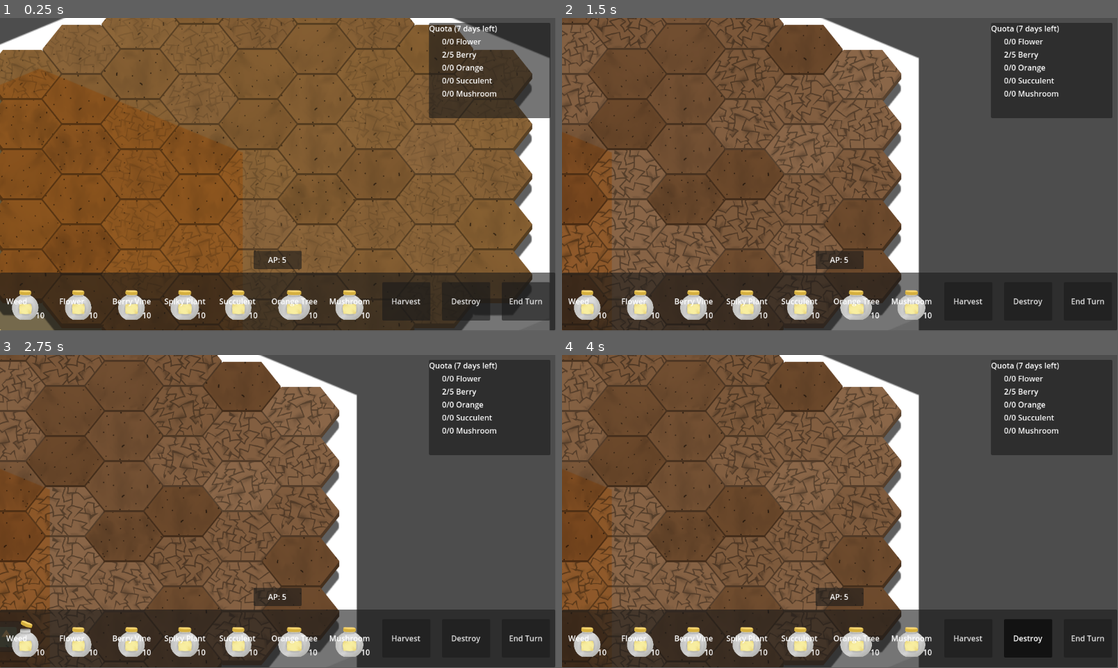
Above: before the commit, frames 1-4 (two rows, left to right).
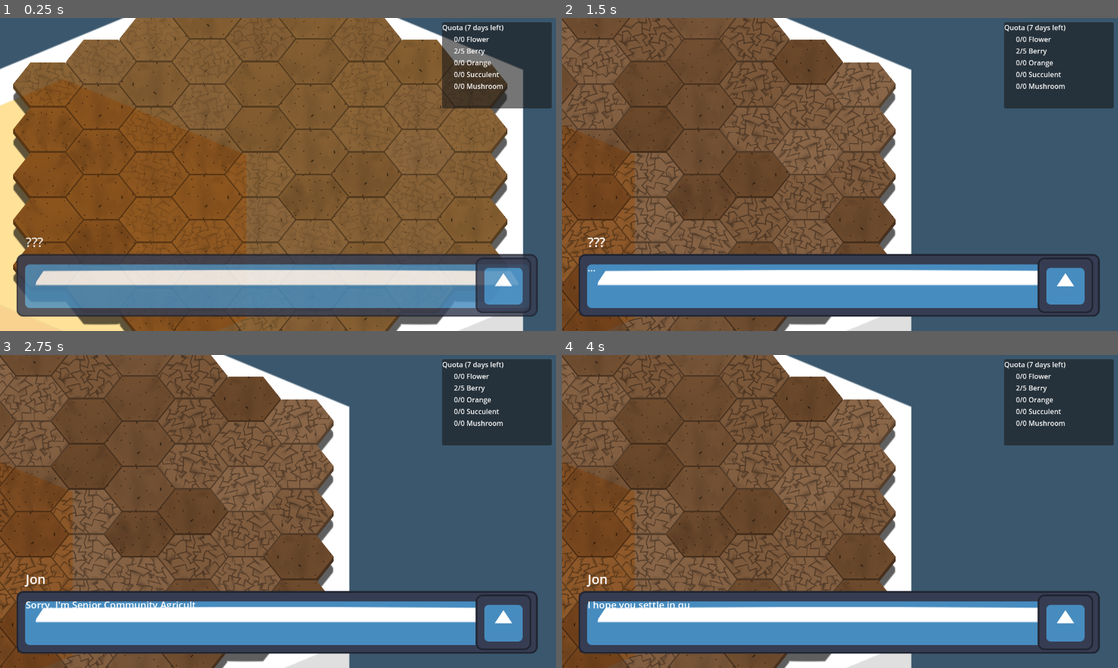
Above: after the commit, the same moments.

Repository: CiaranWoodward/LD54
Game: Godot game, scene res://Level.tscn
Same seed, same stepped clock (60 frames per second), same inputs: the game is played once before the commit and once after it. The engine's default icon, where the game draws it, is replaced by a stand-in: a white triangle on a blue panel in a dark square.
Inputs (mouse positions are in pixels of both pictures, inside the frame that each line leads up to):
- Up to frame 1 (0.25 s): no input
- Up to frame 2 (1.5 s): move the mouse to (962, 158) at 0.52 s; hold Right (ui_right) 0.53-1.25 s; click (962, 158) at 0.6 s; drag from (728, 190) to (812, 237) at 1.27 s
- Up to frame 3 (2.75 s): click (27, 639) at 2.02 s
- Up to frame 4 (4 s): click (967, 639) at 2.75 s, where only the run before the commit has a clickable "Harvest"; click (1029, 639) at 3.5 s, where only the run before the commit has a clickable "Destroy"
In our replay, the window is 799x449 before the commit and 800x450 after it. These sizes can differ from the game's own. Grey fills any space a smaller window leaves; there, only what the larger window draws over its background counts as a difference.

The runs differ from the first frame. In frame 1, 46% of the frame differs, in the area x 0-100%, y 0-100%; in frame 2, 62%; in frame 3, 62%; in frame 4, 62%.

Commit message:
Start writing the main story

Diff:
--- a/UI/Conversations/Dialogue.tscn
+++ b/UI/Conversations/Dialogue.tscn
@@ -66,7 +66,7 @@
 grow_horizontal = 0
 grow_vertical = 2
 
-[node name="GodotFace" type="Sprite2D" parent="NinePatchRect/Pictures"]
+[node name="Officer" type="Sprite2D" parent="NinePatchRect/Pictures"]
 texture = ExtResource("2_es2ro")
 
 [node name="Name" type="Label" parent="NinePatchRect"]
--- a/UI/Conversations/Stories/MainStory.gd
+++ b/UI/Conversations/Stories/MainStory.gd
@@ -1,59 +1,75 @@
 extends Node
 
-var was_punched = false
+var bootlicker = 0
 
-@onready var test_convo = Conversation.new()
-@onready var test_convo_ouch = Conversation.new()
-
-@onready var test_convo2 = Conversation.new()
+@onready var main1 = Conversation.new()
+@onready var main2 = Conversation.new()
 
 # Called when the node enters the scene tree for the first time.
 func _ready():
-	test_convo.is_triggered = func():
-		return Global.day == 3
-	test_convo.script([
+	main1.is_triggered = func():
+		return Global.day == 0
+	main1.script([
 		{
-			text = "Hi there, I hope you're settling in well.",
-			image = "GodotFace",
-			name = "Mr. Godot",
+			text = "Beautiful view from up here, isn't it.",
+			image = "Officer",
+			name = "???",
 		},
 		{
-			text = "Now get back to work!",
-		}
+			text = "...",
+		},
+		{
+			text = "Sorry, I'm Senior Community Agriculture Officer Stanfield - you can call me Jon.",
+			name = "Jon",
+		},
+		{
+			text = "I hope you settle in quickly here in your new home. We're relying on [b]you[/b] to produce supplies for the [i]incredible[/i] people who live in this neighborhood.",
+		},
+		{
+			text = "It's much more efficient to farm up here since the buildings obstruct all of the sunlight down below.",
+		},
+		{
+			text = "I'll check in with you every week. Please prepare 10 flowers and 5 berries for my collection next week.",
+		},
+		{
+			text = "Here are some seeds, Long live the meritocracy!",
+			callback = func():
+				Global.change_seed_count(Global.PlantType.FLOWER, 10)
+				Global.change_seed_count(Global.PlantType.BERRY_VINE, 5)
+				,
+		},
 	])
-	test_convo.choice_text = "Punch him in the face?"
-	test_convo.choice = func(answer: bool):
-		was_punched = answer
-		Story.active_set.append(test_convo2)
-	test_convo.yes_script([
+	main1.choice_text = "Thank him?"
+	main1.choice = func(answer: bool):
+		if answer:
+			bootlicker += 1
+	main1.yes_script([
 		{
-			text = "Ouch, you'll pay for that!",
-			image = "GodotFace",
-			name = "Mr. Godot",
-		}
-	])
-	test_convo.no_script([
-		{
-			text = "Thank you.",
-			image = "GodotFace",
-			name = "Mr. Godot",
+			text = "[i]He nods with a smile, he appreciates your respect of his position[/i]",
 		}
 	])
 
-	test_convo2.script([
+	main2.is_triggered = func():
+		return Global.day == 7
+	main2.script([
 		{
-			when = func(): return was_punched,
-			text = "[i]He noticably has a black eye, and looks very angry[/i]",
+			when = func(): return bootlicker > 0,
+			text = "[i]He smiles as he sees you[/i]",
+			image = "Officer",
+		},
+		{
+			when = func(): return bootlicker > 0 && !Global.quota_met(),
+			text = "[i]But his face drops when he sees you haven't met quota.[/i]",
+			image = "Officer",
 		},
 		{
 			text = "Product please.",
-			image = "GodotFace",
-			name = "Mr. Godot",
-			callback = func(): pass
+			name = "Jon",
 		}
 	])
 
-	Story.active_set.push_back(test_convo)
+	Story.active_set.push_back(main1)
+	Story.active_set.push_back(main2)
 
 func take_quota(convo : Conversation):
 	pass
--- a/UI/Conversations/Story.gd
+++ b/UI/Conversations/Story.gd
@@ -1,6 +1,10 @@
 extends Node
 
 var active_set : Array[Conversation] = []
+
+var bootlicker = 0
+var good_neighbor = 0
+var fool = 0
 
 # Called when the node enters the scene tree for the first time.
 func _ready():
--- a/project.godot
+++ b/project.godot
@@ -19,6 +19,11 @@
 
 Global="*res://Global.gd"
 Story="*res://UI/Conversations/Story.gd"
+
+[display]
+
+window/size/viewport_width=1280
+window/size/viewport_height=720
 
 [gui]
 
@@ -47,3 +52,4 @@
 [rendering]
 
 renderer/rendering_method="mobile"
+environment/defaults/default_clear_color=Color(0.227451, 0.341176, 0.427451, 1)
